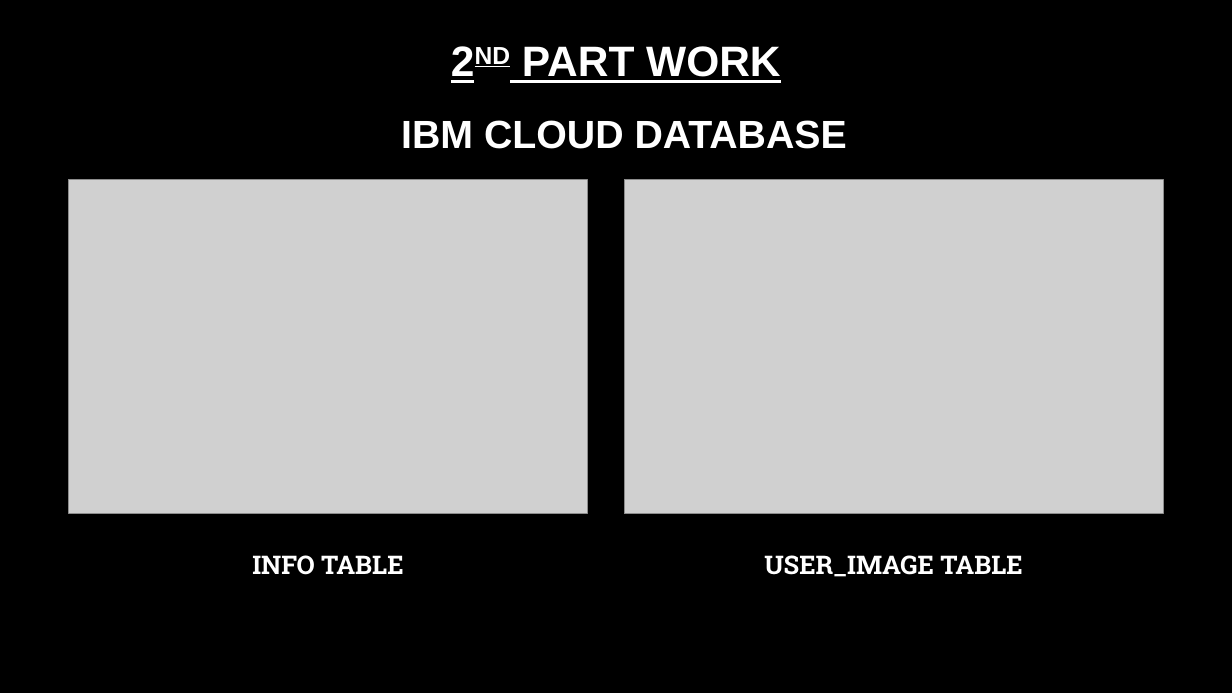
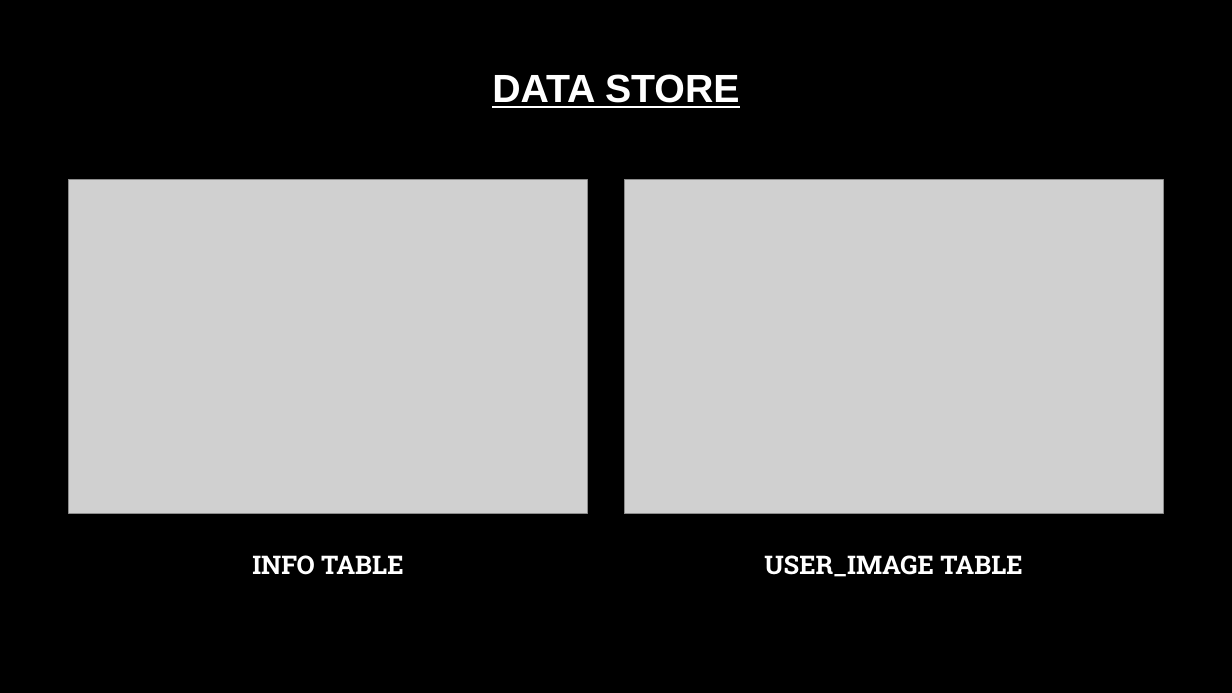
Before and after one commit to ProjectLads/Face-Mask-Detection, a slide deck: slide 22 of ppt/FINAL YEAR PROJECT PPT UPDATED.pptx (slide 21 before the commit). Drawn at 1232x693 pixels with LibreOffice and Linux fonts; fonts in the diff are those of the drawing; grey boxes stand for pictures; background and template pictures are left out. Boxes give left, top, right and bottom in pixels: in the first picture for what was removed or moved away, otherwise in the second. Text is boxed around its words. In the diff, an @@ line names an element or a change of style, - is before the commit and + after.

```diff
--- a/ppt/FINAL YEAR PROJECT PPT UPDATED.pptx
+++ b/ppt/FINAL YEAR PROJECT PPT UPDATED.pptx
@@ text removed at [522, 46, 780, 83] @@
-2ND PART WORK
@@ title at [492, 74, 740, 108]: text changed @@
-IBM CLOUD DATABASE
+DATA STORE
```
Also in this commit, not shown: 1 other slide changed, 2 slides added, 1 slide removed, 1 other file.
